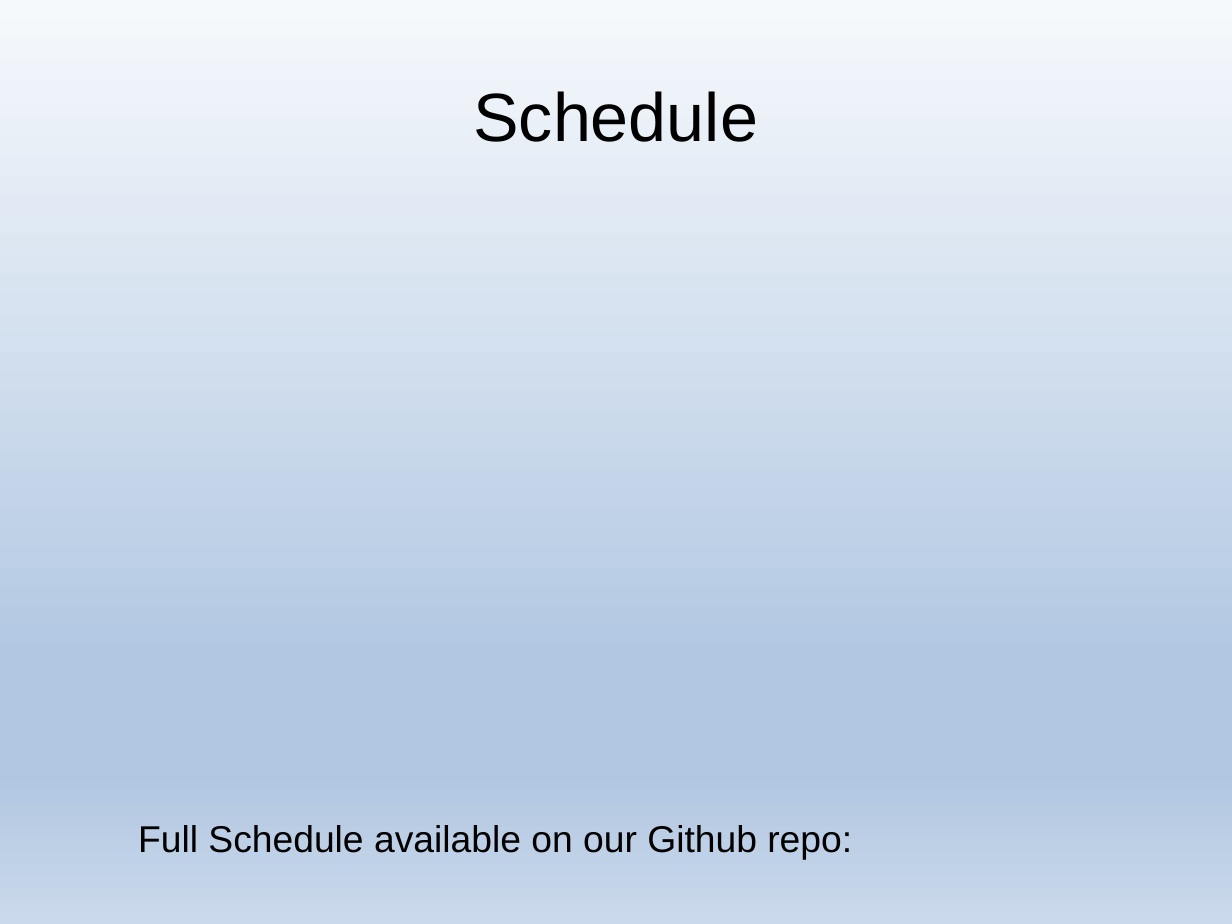
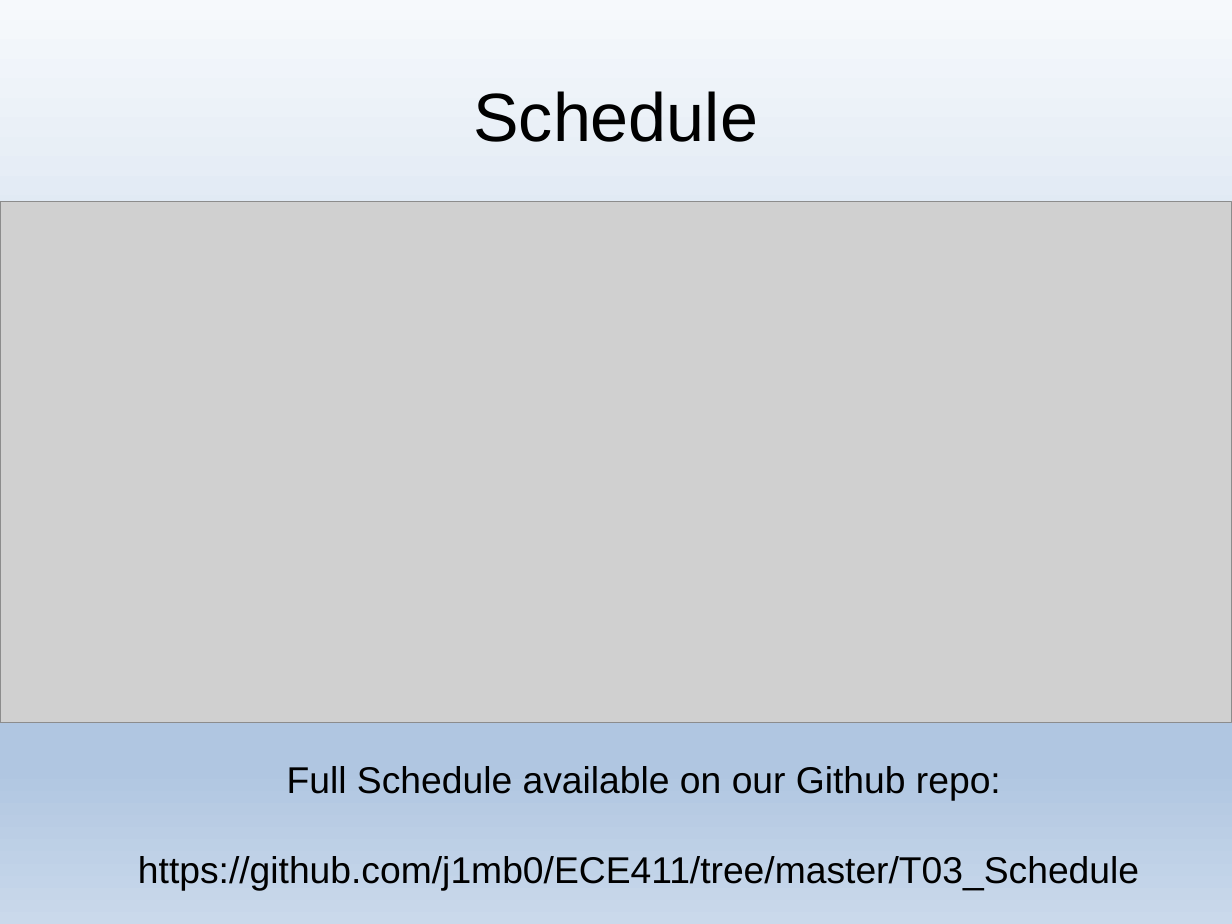
Before and after one commit to j1mb0/ECE411, a slide deck: slide 8 of T03_Final_Presentation.pptx. Drawn at 1232x924 pixels with LibreOffice and Linux fonts; fonts in the diff are those of the drawing; grey boxes stand for pictures. Boxes give left, top, right and bottom in pixels: in the first picture for what was removed or moved away, otherwise in the second. Text is boxed around its words. In the diff, an @@ line names an element or a change of style, - is before the commit and + after.

```diff
--- a/T03_Final_Presentation.pptx
+++ b/T03_Final_Presentation.pptx
@@ picture added at (x1=0, y1=202, x2=1232, y2=723) @@
@@ text "Full Schedule available on our ..." moved from (x1=138, y1=825, x2=852, y2=860) to (x1=138, y1=766, x2=1139, y2=890) @@
@@ text at (x1=287, y1=766, x2=1001, y2=801): alignment left to centre @@
@@ text at (x1=138, y1=856, x2=1139, y2=890): paragraph added @@
+  https://github.com/j1mb0/ECE411/tree/master/T03_Schedule
```
Also in this commit, not shown: 6 other slides changed, 4 slides added, 2 other files.
